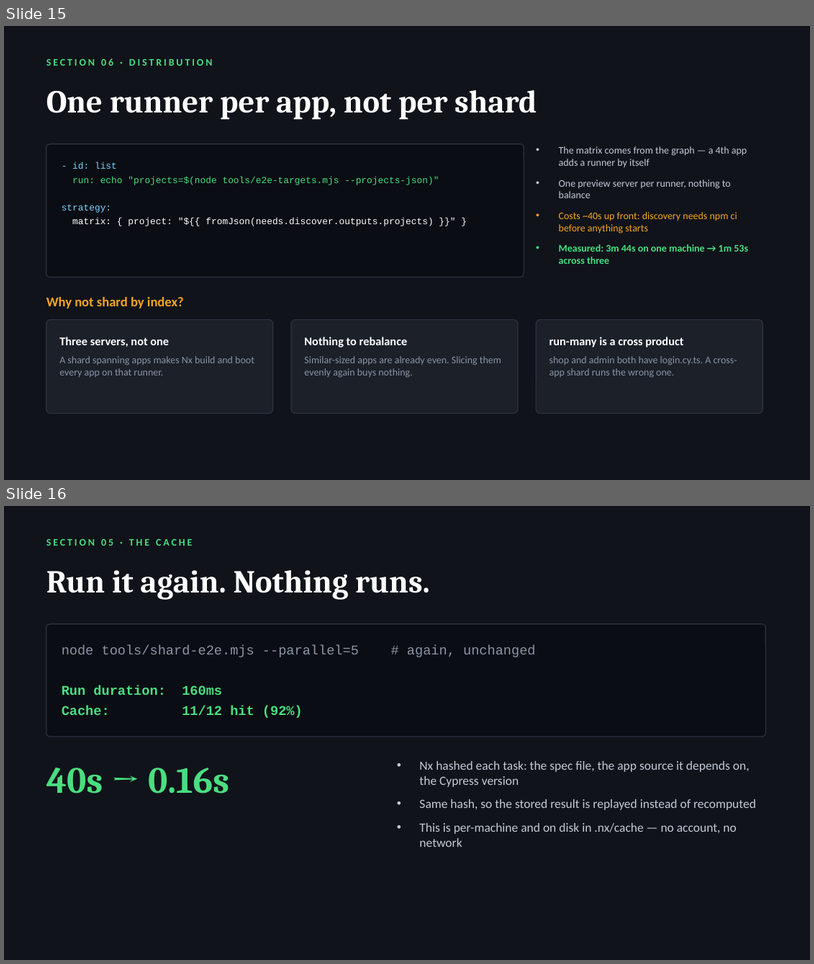
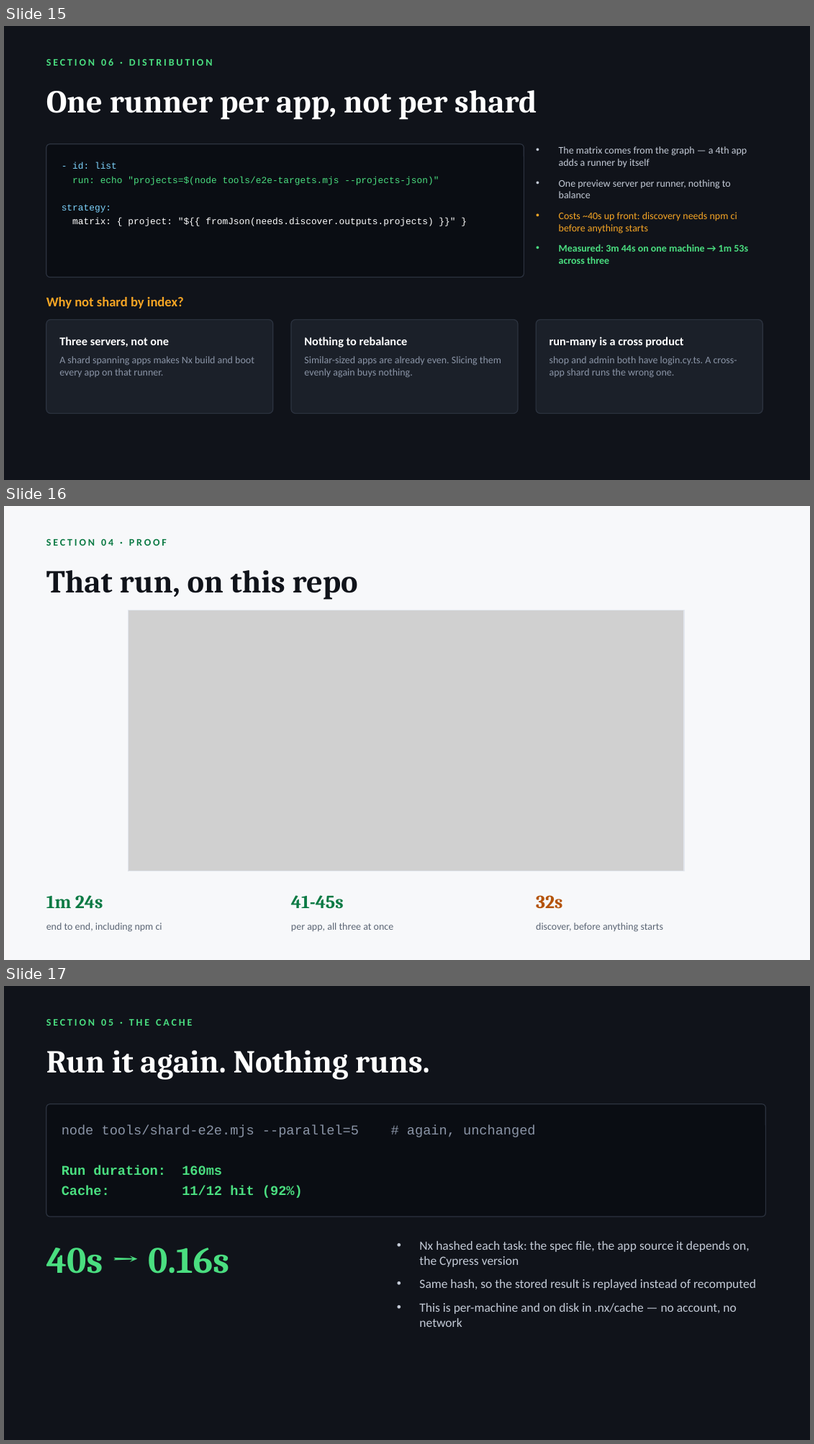
Before and after one commit to radzivil/nx-scaling-e2e-tests-with-atomizer, a slide deck: talk/Scaling-E2E-Tests-with-Nx.pptx. Shown one above the other, each under a label of ours: slides 15 and 16 before the commit, slides 15, 16 and 17 after it. The pictures are 814x964 and 814x1444 pixels, drawn with LibreOffice and Linux fonts; fonts in the diff are those of the drawing; grey boxes stand for pictures. Boxes give left, top, right and bottom in pixels: in the first picture for what was removed or moved away, otherwise in the second. Text is boxed around its words. In the diff, an @@ line names an element or a change of style, - is before the commit and + after.

Commit message:
Show the real CI run after the distribution slide
A capture of run #39 on the public repo, so the per-app matrix is evidence
rather than a claim: three jobs generated from the graph, finishing within four
seconds of each other, 1m 24s end to end.

The stat row underneath names the honest cost too — discover burns 32s before
any test starts, which is what a dynamic matrix charges you.

Captured headlessly from the run URL and cropped, rather than pasted, so it can
be regenerated if the numbers change.

```diff
--- a/talk/Scaling-E2E-Tests-with-Nx.pptx
+++ b/talk/Scaling-E2E-Tests-with-Nx.pptx
@@ slide 16 added at bbox=[4, 506, 810, 960], background #F7F8FA @@
@@ text added at bbox=[46, 539, 167, 546], 12 pt, text #0B7A44, bold @@
+SECTION 04 · PROOF
@@ text added at bbox=[46, 570, 358, 600], 38 pt, text #10131A, bold @@
+That run, on this repo
@@ picture added at bbox=[128, 610, 684, 871] @@
@@ rectangle added at bbox=[128, 610, 684, 871], outline #E2E6ED 1 pt @@
@@ text added at bbox=[46, 895, 103, 908], 22 pt, text #0B7A44, bold @@
+1m 24s
@@ text added at bbox=[291, 895, 344, 908], 22 pt, text #0B7A44, bold @@
+41-45s
@@ text added at bbox=[536, 895, 563, 908], 22 pt, text #B45309, bold @@
+32s
@@ text added at bbox=[46, 922, 162, 932], 12 pt, text #5C6675 @@
+end to end, including npm ci
@@ text added at bbox=[291, 922, 394, 931], 12 pt, text #5C6675 @@
+per app, all three at once
@@ text added at bbox=[536, 922, 664, 932], 12 pt, text #5C6675 @@
+discover, before anything starts
@@ what was slide 16 is now slide 17 @@
```
Also in this commit, not shown: 4 other files.
